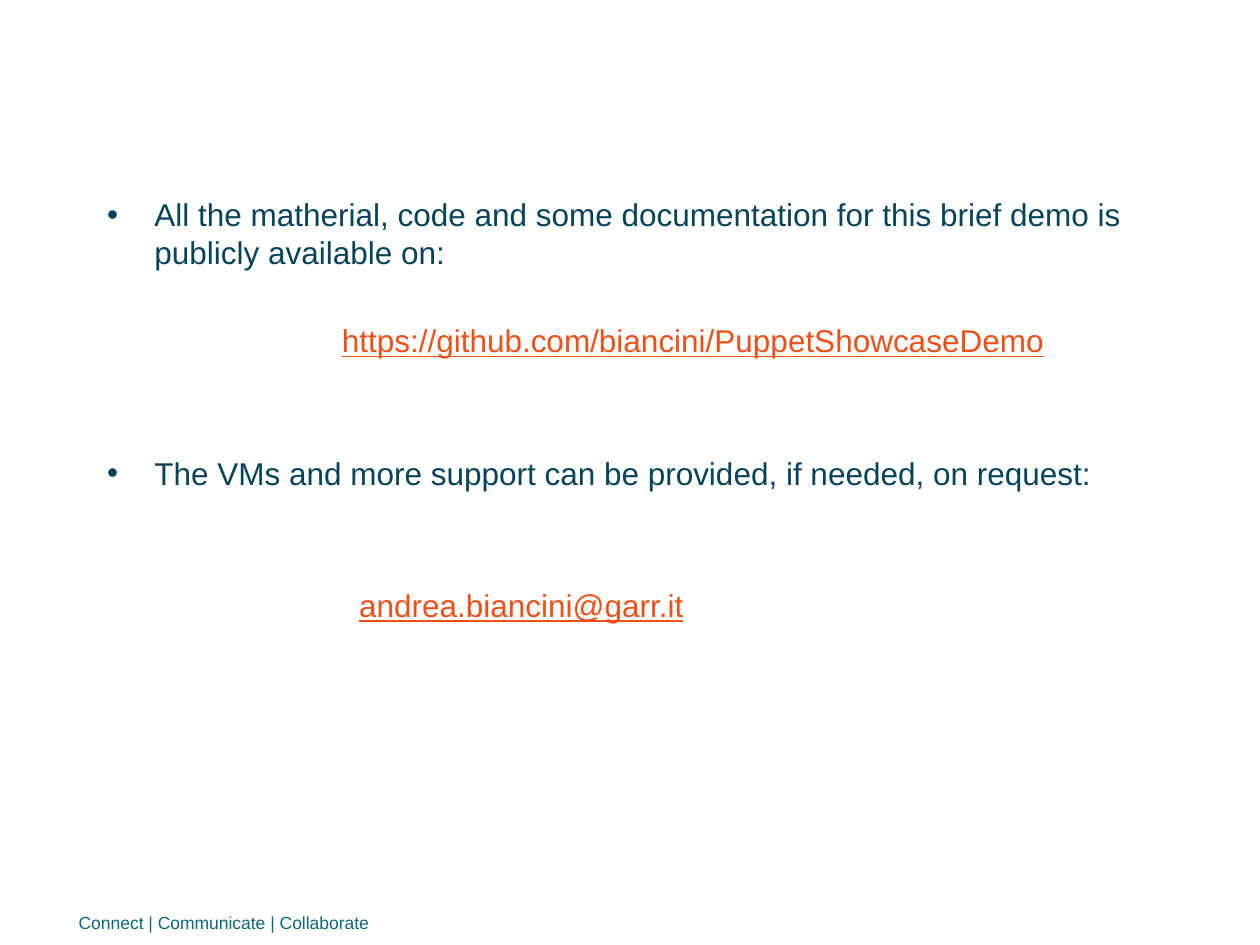
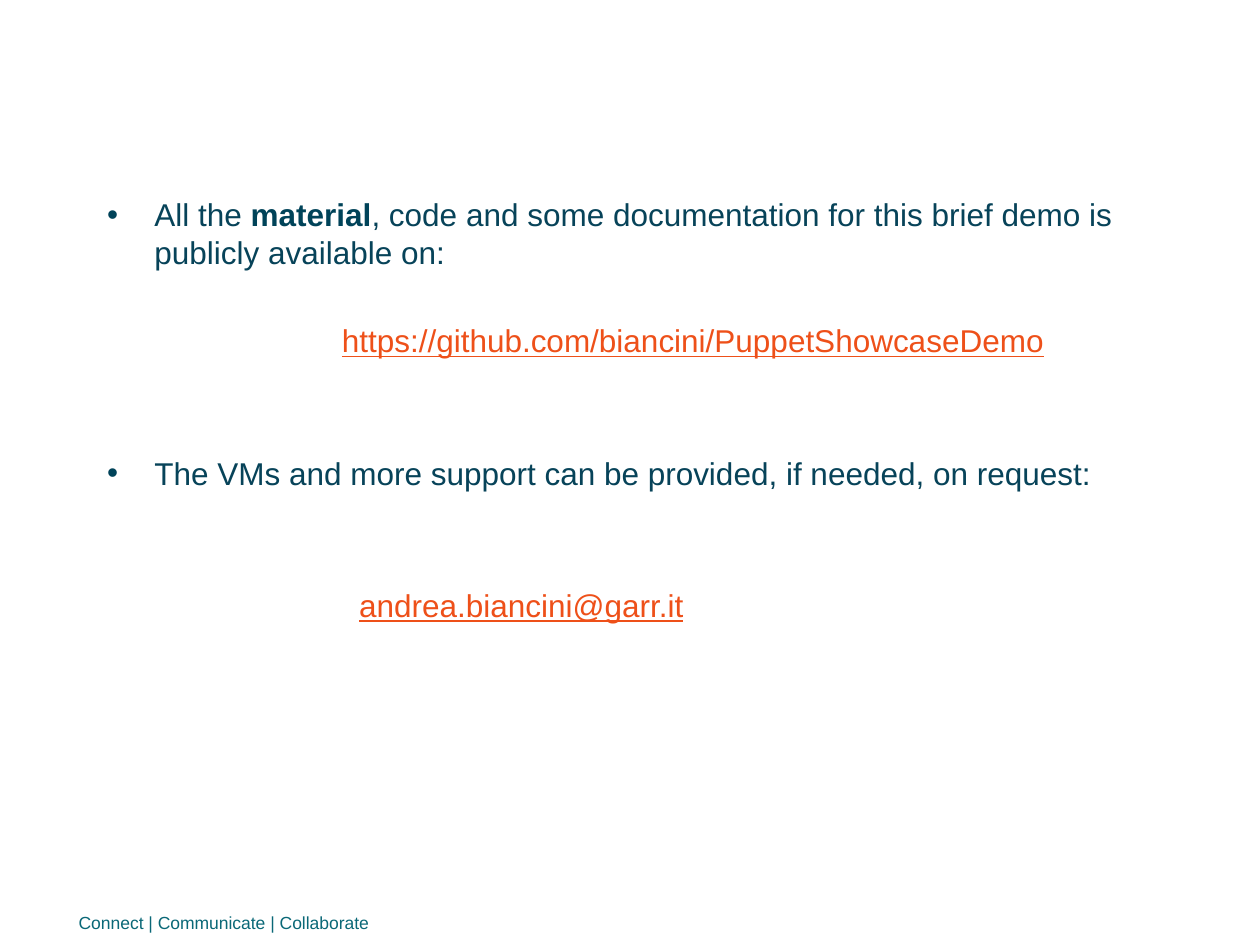
Before and after one commit to biancini/PuppetShowcaseDemo, a slide deck: slide 10 of presentation/Showcase on Puppet - Presentation.pptx. Drawn at 1260x945 pixels with LibreOffice and Linux fonts; fonts in the diff are those of the drawing; background and template pictures are left out. Boxes give left, top, right and bottom in pixels: in the first picture for what was removed or moved away, otherwise in the second. Text is boxed around its words. In the diff, an @@ line names an element or a change of style, - is before the commit and + after.

Commit message:
Updated presentation

```diff
--- a/presentation/Showcase on Puppet - Presentation.pptx
+++ b/presentation/Showcase on Puppet - Presentation.pptx
@@ text at <box>154,203,1112,270</box>: text changed @@
-• All the matherial, code and some documentation for this brief demo is publicly available on:
+• All the material, code and some documentation for this brief demo is publicly available on:
```
Also in this commit, not shown: 5 other slides changed, 6 other files.
